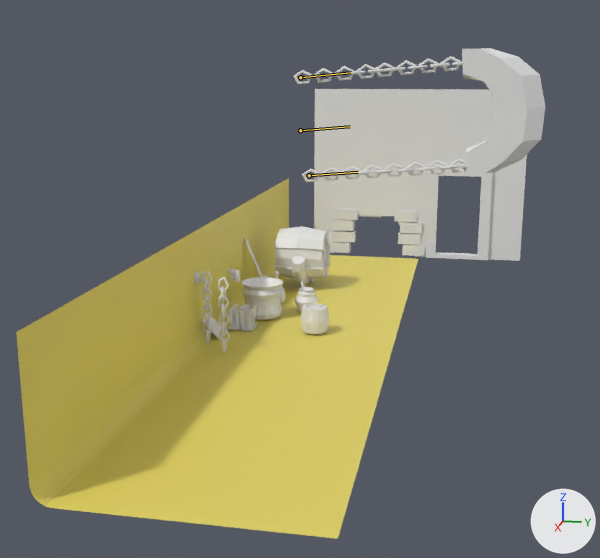
One commit to the Blender file 3D/props+simulation.blend: the scene before it, then after it.
Before and after are seen from a camera (50 mm lens) standing at (168.5, 33.1, 54.0) and looking at (3.4, 0.1, 12.7). The lights are fixed; the arrows at lower right show +X, +Y and +Z. Both versions are drawn at frame 62 of the action 'ArmatureAction'; the numbers are the values there. The bones that bend it are drawn over the model as lines.

In view in the first picture: 'BIGBARREL', 'CHAINSCYTHE.002', 'CHAINSCYTHE.003', 'CSCYTHE', 'Plane', 'barrel', 'vase 1', 'vægcrouchoderdør'.
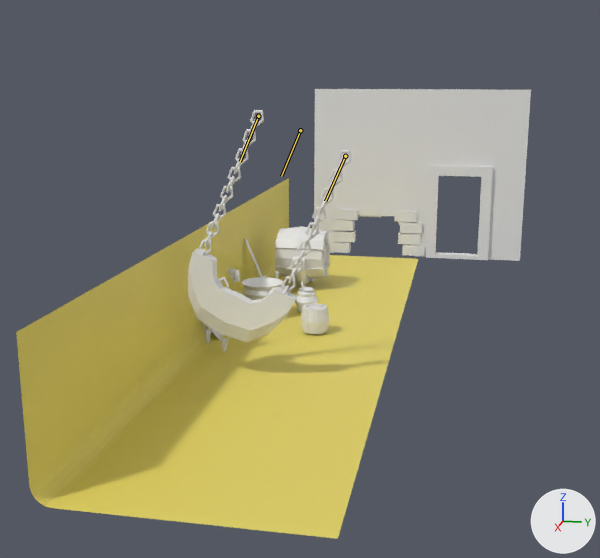
Pixel boxes (x1, y1, x2, y2) of what changed, in the pictures (600 x 558 px):
'CSCYTHE', posed (32% wider, 26% shorter)
    before: (462, 48, 545, 176)
    after: (188, 248, 298, 342)
'CHAINSCYTHE.003', posed (59% narrower, 403% taller)
    before: (293, 56, 464, 84)
    after: (282, 150, 351, 295)
'CHAINSCYTHE.002', posed (61% narrower, 521% taller)
    before: (302, 159, 471, 182)
    after: (199, 110, 264, 258)
bone 'Bone', root to tip
    before: (300, 130) to (350, 126)
    after: (300, 130) to (281, 176)

The change, as a diff of the scene's bpy script:
```diff
--- a/3D/props+simulation.blend.py
+++ b/3D/props+simulation.blend.py
@@ bone_bone @@
 bone_bone = bpy.data.objects['Armature'].pose.bones['Bone']
-bone_bone.rotation_quaternion = (0.676, 0.737, 0.0, 0.0)  # degrees (95, 0, 0)
+bone_bone.rotation_quaternion = (0.974, -0.201, 0.0, 0.0)  # degrees (-23, 0, 0)
```
